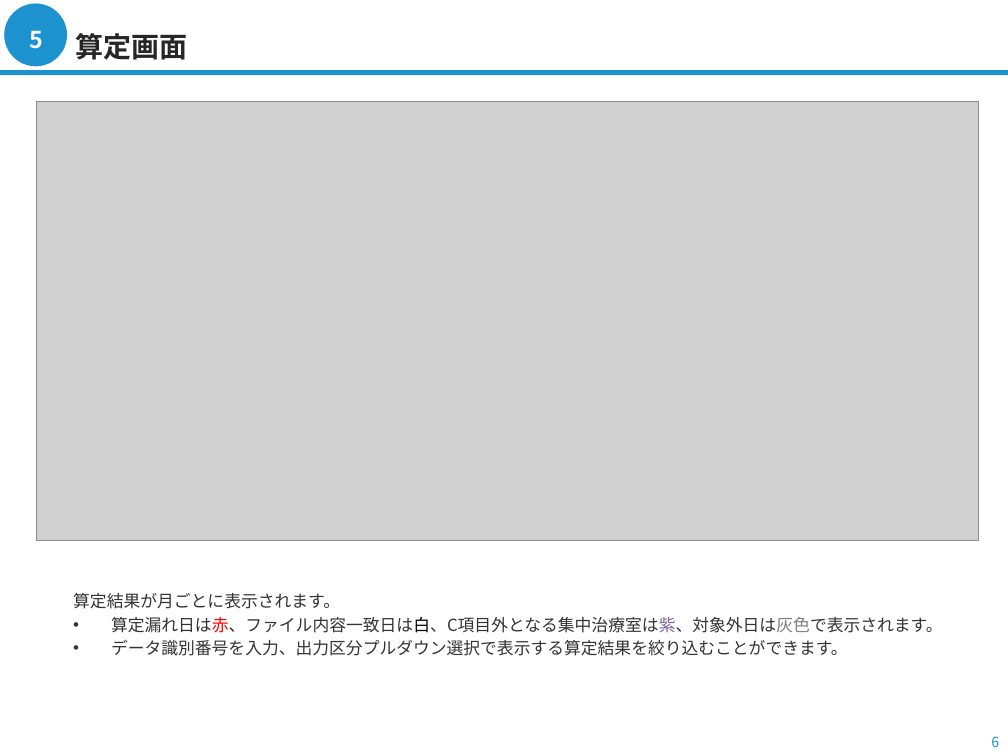
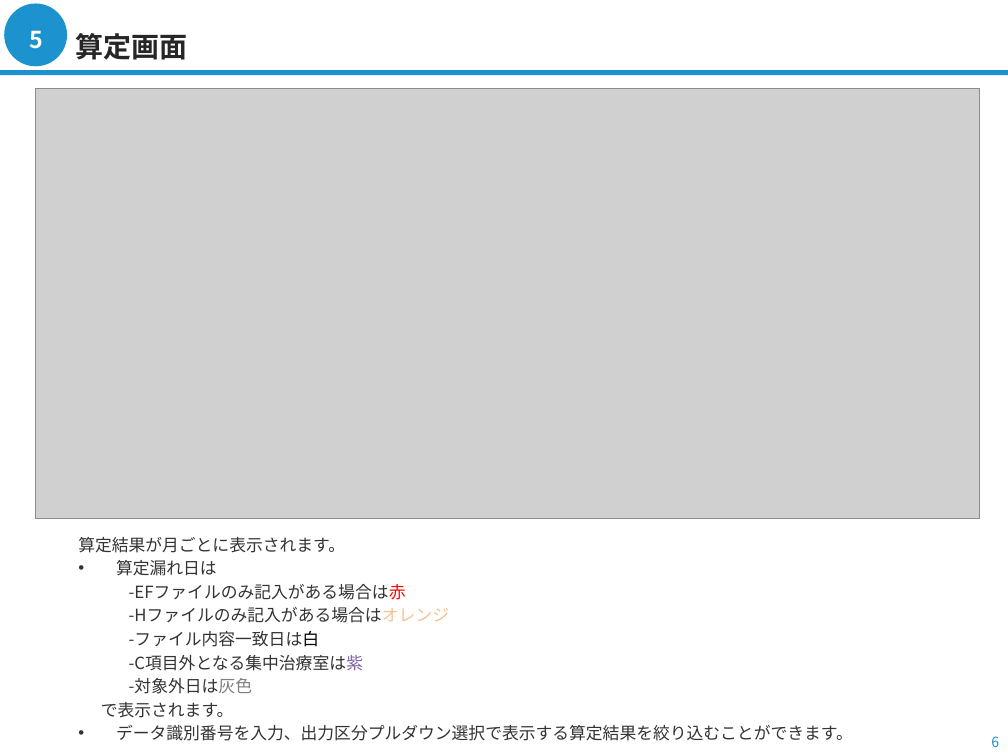
Before and after one commit to argana-tech/nursingneed, a slide deck: slide 6 of docs/画面説明書.pptx. Drawn at 1008x756 pixels with LibreOffice and Linux fonts; fonts in the diff are those of the drawing; grey boxes stand for pictures; background and template pictures are left out. Boxes give left, top, right and bottom in pixels: in the first picture for what was removed or moved away, otherwise in the second. Text is boxed around its words. In the diff, an @@ line names an element or a change of style, - is before the commit and + after.

```diff
--- a/docs/画面説明書.pptx
+++ b/docs/画面説明書.pptx
@@ picture: place and size @@
-picture at [36,102,979,541]
+picture at [36,89,980,519]
@@ text "算定結果が月ごとに表示されます。": place and size @@
-text "算定結果が月ごとに表示されます。" at [73,593,943,656]
+text "算定結果が月ごとに表示されます。" at [78,537,853,741]
@@ text at [101,560,449,718]: text changed @@
-• 算定漏れ日は赤、ファイル内容一致日は白、C項目外となる集中治療室は紫、対象外日は灰色で表示されます。
+• 算定漏れ日は
+-EFファイルのみ記入がある場合は赤
+-Hファイルのみ記入がある場合はオレンジ
+-ファイル内容一致日は白
+-C項目外となる集中治療室は紫
+-対象外日は灰色
+で表示されます。
```
Also in this commit, not shown: 3 other slides changed, 2 other files.
